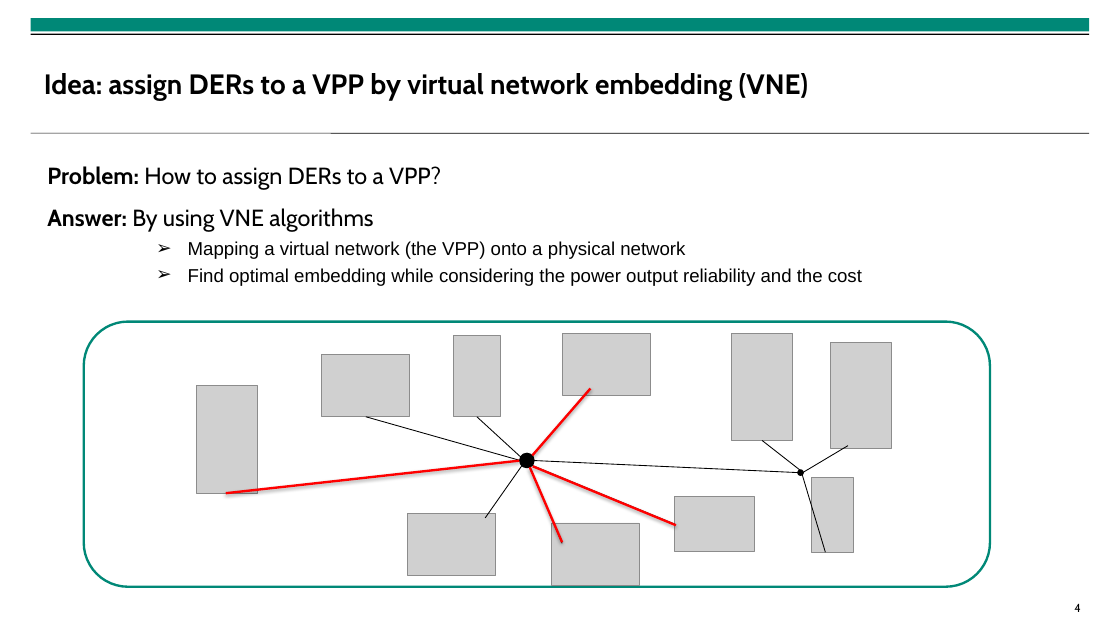
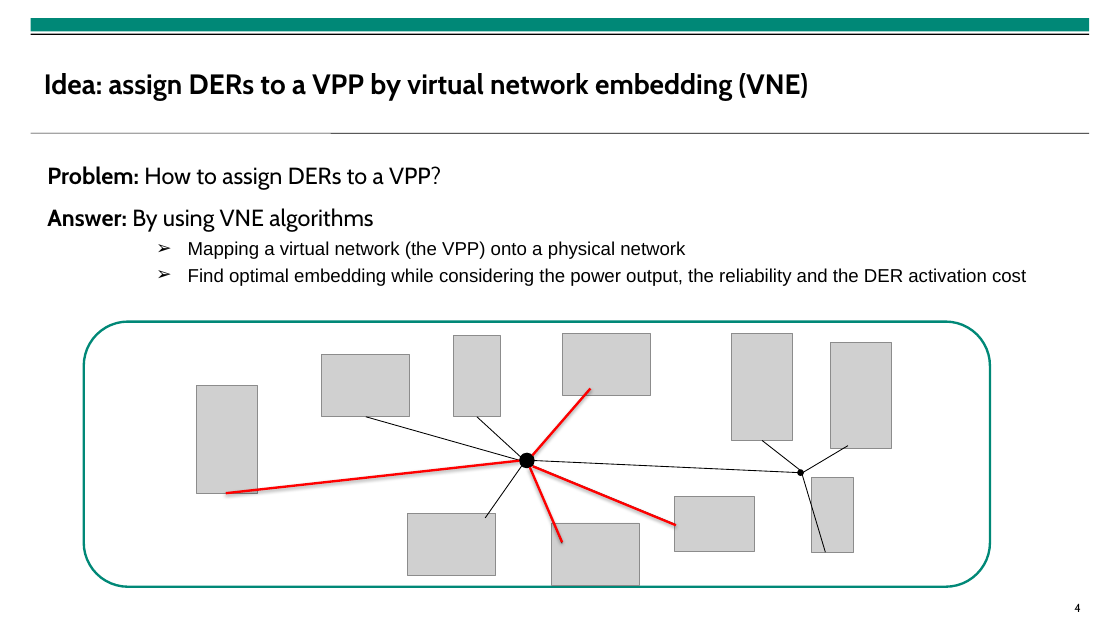
Before and after one commit to isabella-grieser/VNR-optimization-for-VPP, a slide deck: slide 4 of presentation/VPP_Presentation_EINS.pptx. Drawn at 1120x630 pixels with LibreOffice and Linux fonts; fonts in the diff are those of the drawing; grey boxes stand for pictures; background and template pictures are left out. Boxes give left, top, right and bottom in pixels: in the first picture for what was removed or moved away, otherwise in the second. Text is boxed around its words. In the diff, an @@ line names an element or a change of style, - is before the commit and + after.

```diff
--- a/presentation/VPP_Presentation_EINS.pptx
+++ b/presentation/VPP_Presentation_EINS.pptx
@@ text at (x1=188, y1=268, x2=1026, y2=286): text changed @@
-          ➢ Find optimal embedding while considering the power output reliability and the cost
+          ➢ Find optimal embedding while considering the power output, the reliability and the DER activation cost
```
Also in this commit, not shown: 6 other slides changed, 9 slides added, 1 slide removed, 18 other files.
